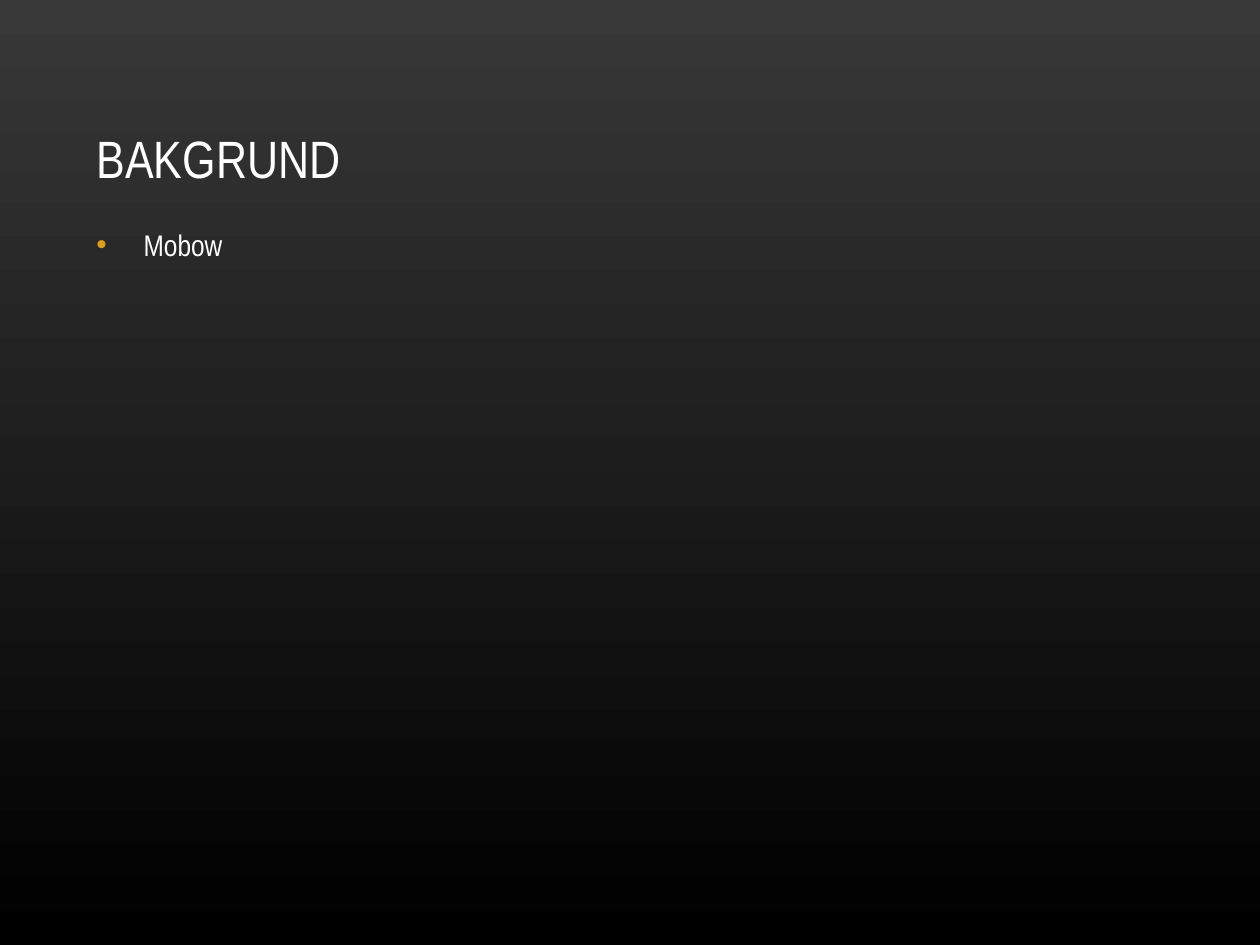
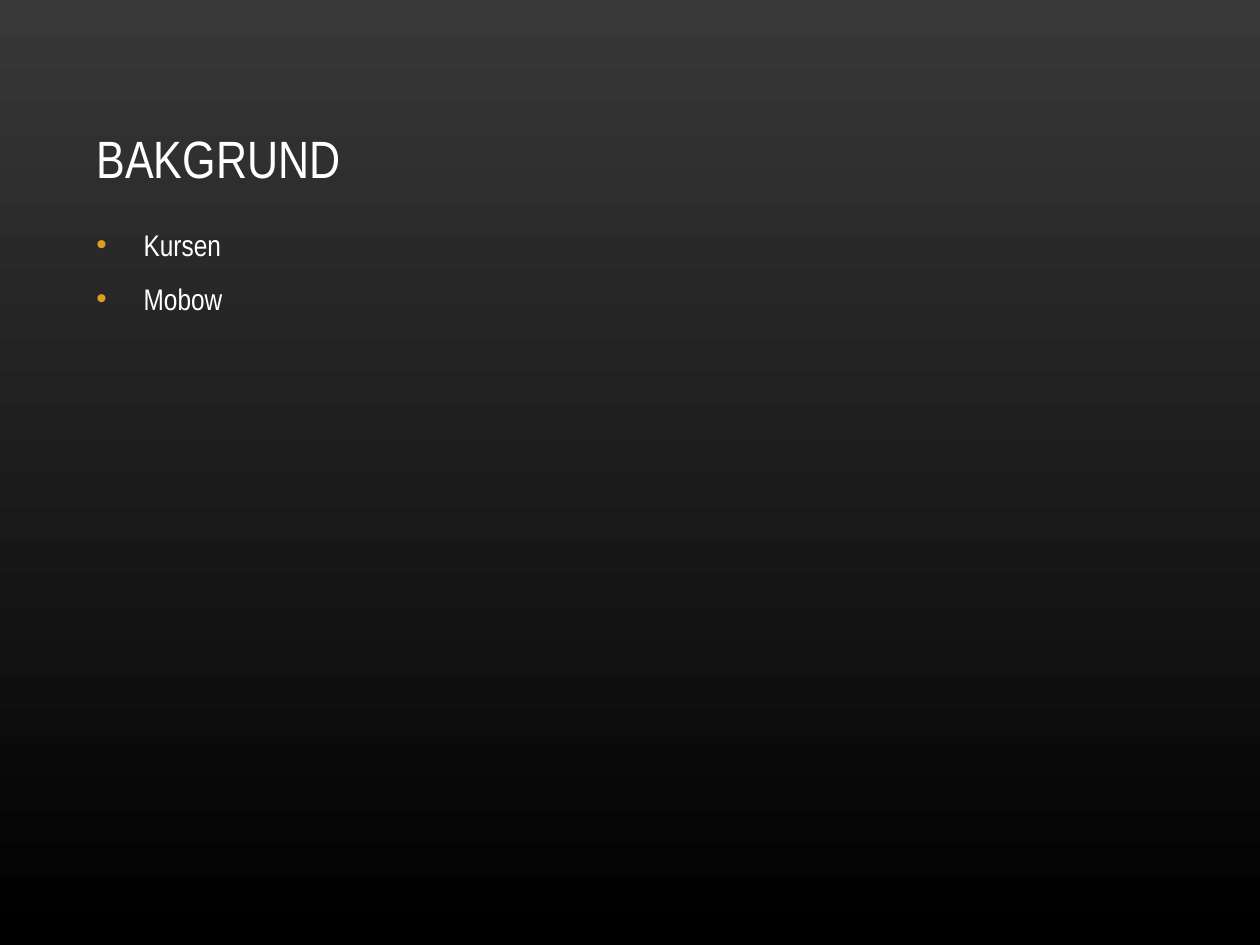
Before and after one commit to nbt11nsn/mobow, a slide deck: slide 2 of dokument/Mobow-slutpresentation.ppt. Drawn at 1260x945 pixels with LibreOffice and Linux fonts; fonts in the diff are those of the drawing; background and template pictures are left out. Boxes give left, top, right and bottom in pixels: in the first picture for what was removed or moved away, otherwise in the second. Text is boxed around its words. In the diff, an @@ line names an element or a change of style, - is before the commit and + after.

```diff
--- a/dokument/Mobow-slutpresentation.ppt
+++ b/dokument/Mobow-slutpresentation.ppt
@@ text at (144,235,221,257): paragraph added @@
+• Kursen
```
Also in this commit, not shown: 6 other slides changed, 1 slide added, 2 other files.
